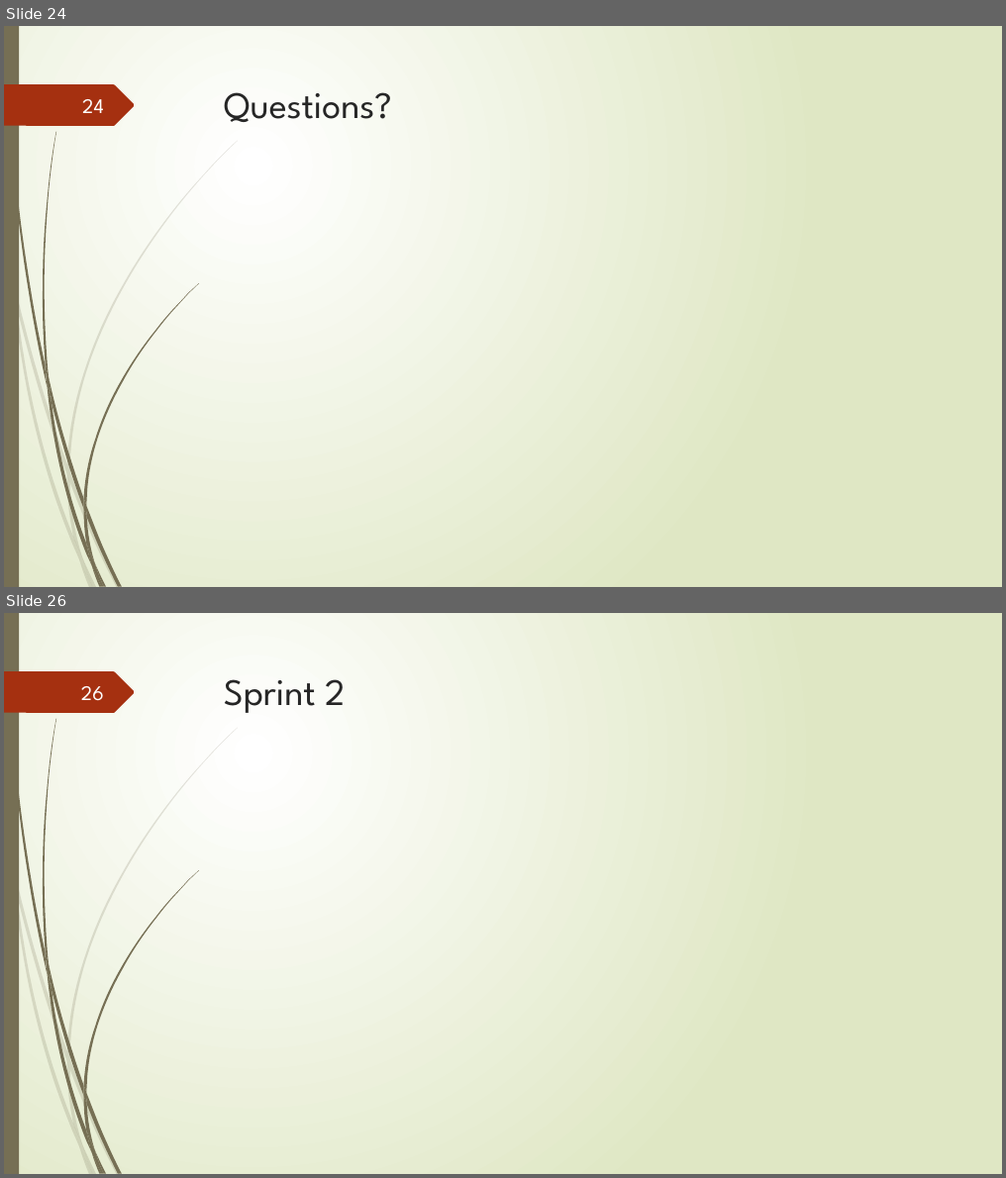
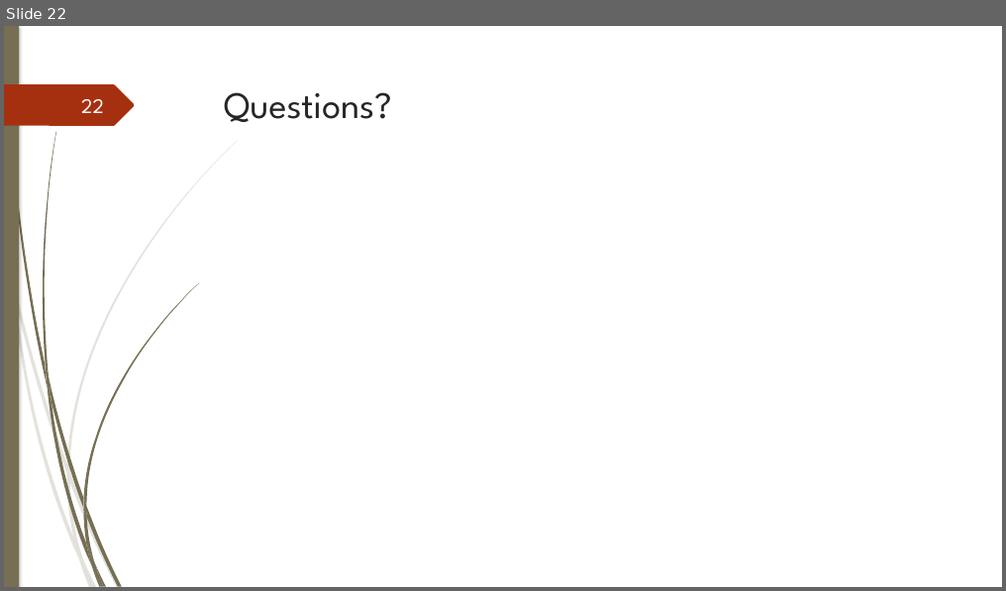
Before and after one commit to junmin-yee/Landmarked, a slide deck: Presentations/Sprint01 ReviewMeeting.pptx. Shown one above the other, each under a label of ours: slides 24 and 26 before the commit, slide 22 after it; the slides between them are not shown. The pictures are 1006x1178 and 1006x591 pixels, drawn with LibreOffice and Linux fonts; fonts in the diff are those of the drawing. Boxes give left, top, right and bottom in pixels: in the first picture for what was removed or moved away, otherwise in the second. Text is boxed around its words. In the diff, an @@ line names an element or a change of style, - is before the commit and + after.

Commit message:
Readded My Presentation Contributions
UML Design, Unofficial Sprint, Sprint 2.

```diff
--- a/Presentations/Sprint01 ReviewMeeting.pptx
+++ b/Presentations/Sprint01 ReviewMeeting.pptx
@@ slide 26 removed at (4, 613, 1002, 1174), background gradient #FFFFFF to #DFE8C4; not listed: 24 template elements that a slide beside it also shows @@
@@ page number removed at (81, 686, 104, 701) @@
-26
@@ title removed at (224, 679, 345, 713) @@
-Sprint 2
@@ what was slide 24 is now slide 22 @@
@@ slide 22 changed as well @@
@@ background gradient #FFFFFF to #DFE8C4 to #FFFFFF @@
@@ rectangle at (4, 26, 19, 587): shadow on @@
@@ outline redrawn in 13 elements at (15, 284, 67, 474), (70, 472, 120, 587), (12, 288, 79, 561), (67, 474, 82, 559), (67, 141, 238, 472), (73, 537, 93, 587), (6, 26, 47, 386), (86, 506, 122, 586), (43, 132, 56, 379), (83, 283, 199, 506), (83, 509, 94, 565), (83, 498, 86, 517), (4, 84, 135, 126) @@
@@ page number at (81, 99, 104, 113): text changed @@
-24
+22
```
Also in this commit, not shown: 22 other slides changed, 9 slides added, 3 other slides removed.
